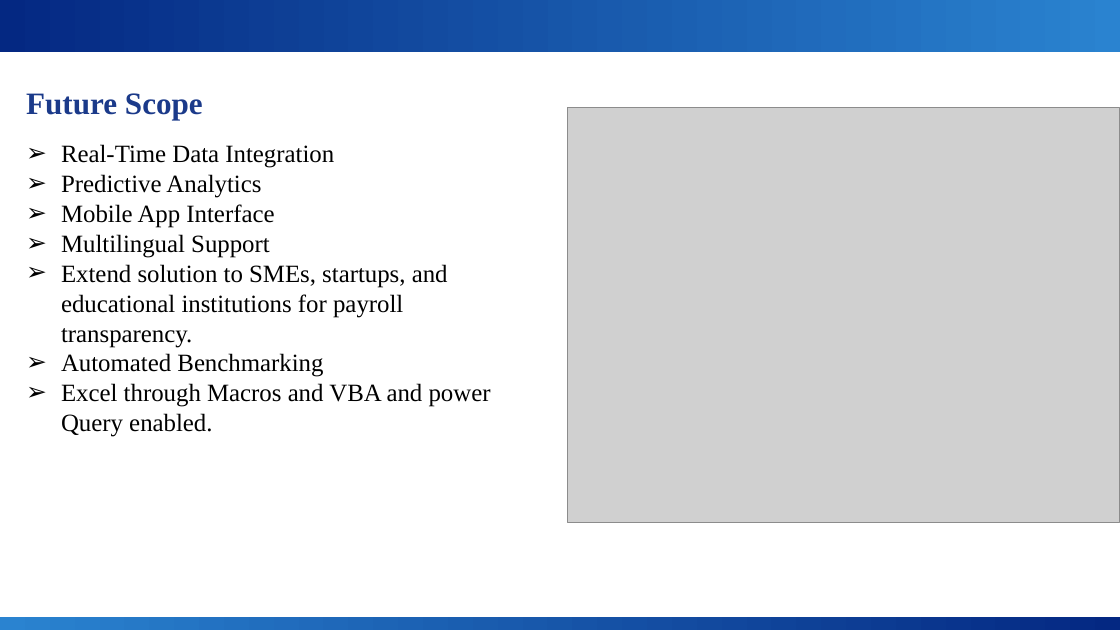
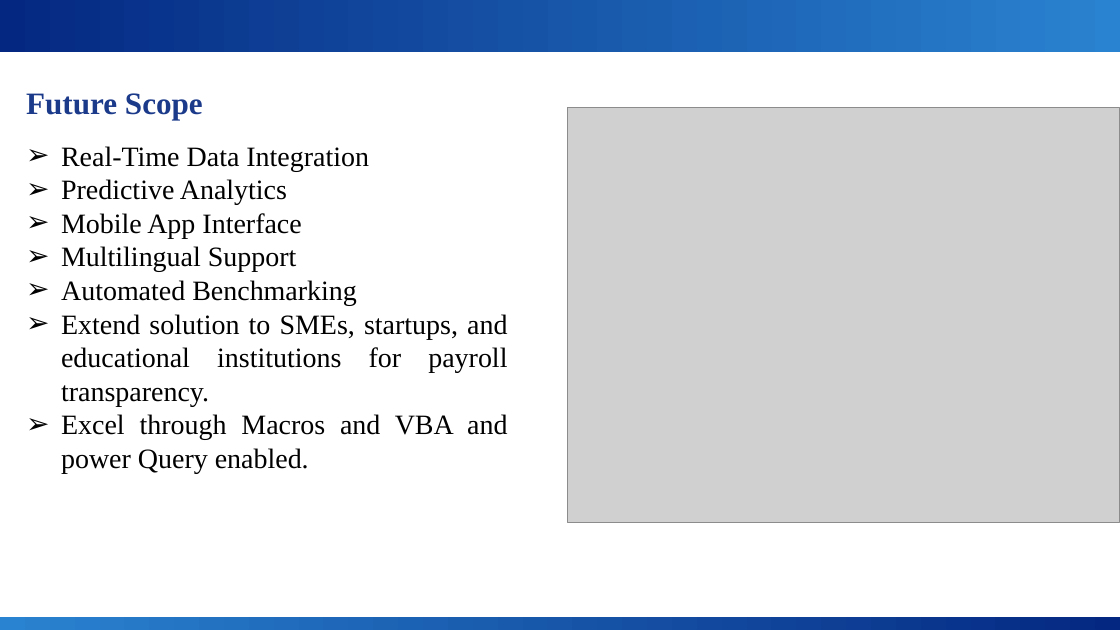
Before and after one commit to snehakhandelwal666-cmyk/sneha_project, a slide deck: slide 13 of PAY LENS - VISUALISING SALARY TRUTH WITH BI & AI.pptx. Drawn at 1120x630 pixels with LibreOffice and Linux fonts; fonts in the diff are those of the drawing; grey boxes stand for pictures; background and template pictures are left out. Boxes give left, top, right and bottom in pixels: in the first picture for what was removed or moved away, otherwise in the second. Text is boxed around its words. In the diff, an @@ line names an element or a change of style, - is before the commit and + after.

```diff
--- a/PAY LENS - VISUALISING SALARY TRUTH WITH BI & AI.pptx
+++ b/PAY LENS - VISUALISING SALARY TRUTH WITH BI & AI.pptx
@@ text at (61, 146, 507, 473): size 16 to 18 pt; alignment left to justified @@
@@ text at (61, 280, 357, 306): paragraph added @@
+➢ Automated Benchmarking
@@ text at (61, 353, 323, 377): paragraph removed @@
-➢ Automated Benchmarking
```
Also in this commit, not shown: 4 other slides changed, 1 slide added, 1 slide removed.
